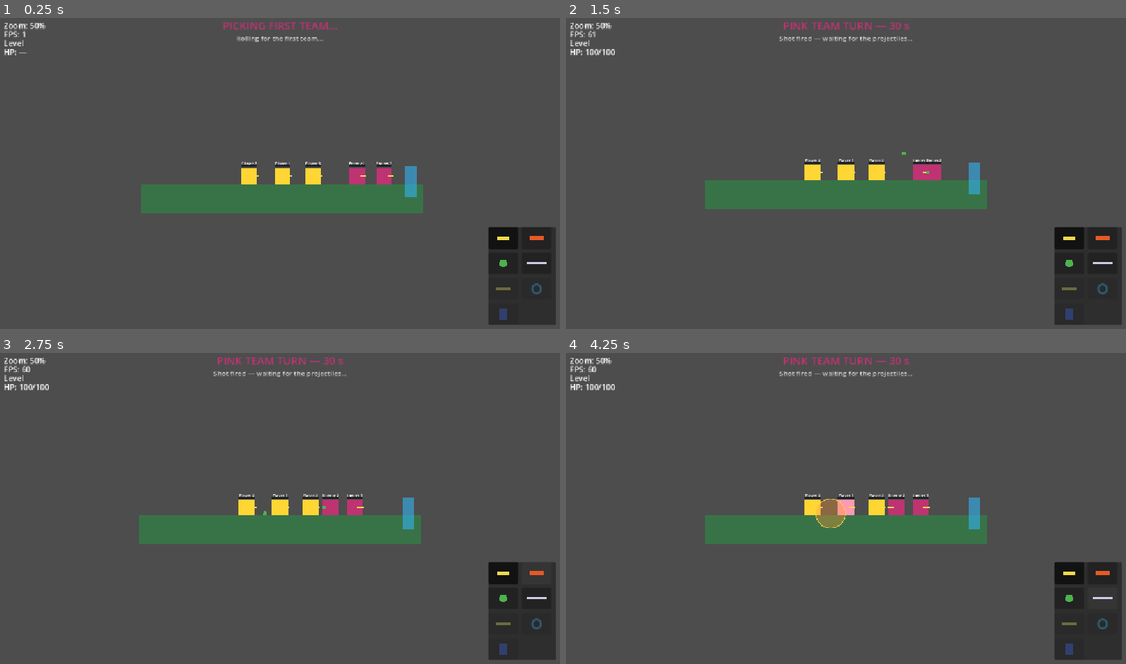
Above: before the commit, frames 1-4 (two rows, left to right).
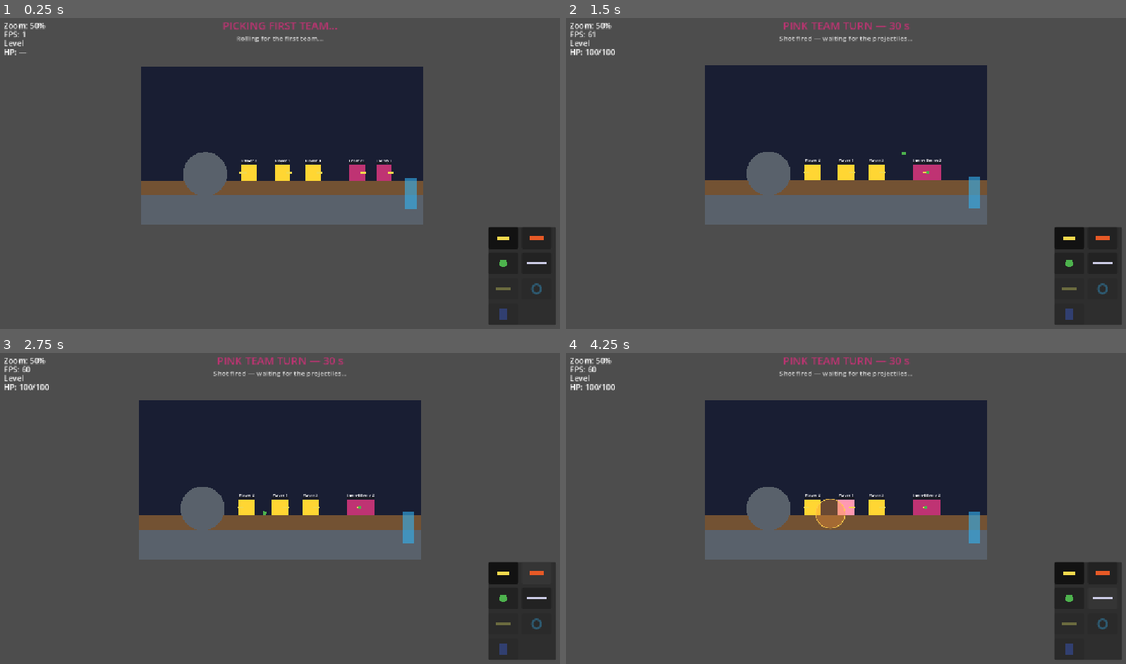
Above: after the commit, the same moments.

Repository: SDVGames-Studio/forms
Game: Godot game, scene res://Level.tscn
Two runs of this game, one before a commit and one after it. Both use one fixed random seed, a clock stepped at 60 frames per second and the inputs below. This scene is started directly instead of the project's main scene.
Inputs (mouse positions are in pixels of both pictures, inside the frame that each line leads up to):
- Up to frame 1 (0.25 s): no input
- Up to frame 2 (1.5 s): tap Enter at 0.5 s; move the mouse to (969, 157) at 0.52 s; hold D (move_right) 0.53-1.25 s; tap Space (jump) at 0.6, 0.77, 1.07 s; click (969, 157) at 0.67 s; click (1070, 238) at 1.27 s
- Up to frame 3 (2.75 s): click (537, 573) at 2.02 s
- Up to frame 4 (4.25 s): click (1070, 598) at 2.77 s; click (1103, 598) at 3.52 s

The runs differ from the first frame. In frame 1, 25% of the frame differs, in the area x 25-76%, y 15-67%; in frame 2, 25%; in frame 3, 25%, in the area x 24-76%, y 15-67%; in frame 4, 25%.
Error in both runs: Invalid call. Nonexistent function 'set_shape_color' in base 'CollisionShape2D'. (res://Player.gd:222)

Commit message:
feat(level): destructible terrain + surface gravity sources (#190)
- IndestructibleGround: slabs and corner-free circular hills are the only
  gravity sources; gravity pulls along the nearest surface normal
  (LevelTerrain helper, used by Player and Npc)
- DestructibleGround: standable earth chunks that explosions carve into
  remainder chunks (Projectile._explode calls apply_blast in blast radius)
- Level.tscn reworked: one-color background, indestructible base ground,
  destructible soil layer and a circular indestructible hill
- Legacy central-line gravity kept for levels without gravity sources
- tests: test_issue190 (carving + gravity direction), green headless

Diff:
--- a/Level.tscn
+++ b/Level.tscn
@@ -8,10 +8,9 @@
 [ext_resource type="Script" path="res://Npc.gd" id="4_npc"]
 [ext_resource type="Script" path="res://ZoomCamera.gd" id="5_zoomcam"]
 [ext_resource type="Script" path="res://scripts/LevelConfig.gd" id="9_lvlcfg"]
+[ext_resource type="Script" path="res://scripts/IndestructibleGround.gd" id="10_indestr"]
+[ext_resource type="Script" path="res://scripts/DestructibleGround.gd" id="11_destr"]
 
-
-[sub_resource type="RectangleShape2D" id="RectangleShape2D_shape"]
-size = Vector2(1152, 120)
 
 [sub_resource type="CapsuleShape2D" id="CircleShape2D_shape"]
 radius = 24
@@ -23,18 +22,27 @@
 [node name="Level" type="Node2D" groups=["level"]]
 script = ExtResource("9_lvlcfg")
 
+[node name="Background" type="ColorRect" parent="."]
+offset_top = 0.0
+offset_right = 1152.0
+offset_bottom = 648.0
+color = Color(0.1, 0.12, 0.2, 1)
+mouse_filter = 2
+
 [node name="Ground" type="StaticBody2D" parent="."]
 position = Vector2(576, 588)
+script = ExtResource("10_indestr")
+rect_size = Vector2(1152, 120)
 
-[node name="GroundShape" type="CollisionShape2D" parent="Ground"]
-shape = SubResource("RectangleShape2D_shape")
+[node name="Soil" type="StaticBody2D" parent="."]
+position = Vector2(576, 498)
+script = ExtResource("11_destr")
+rect_size = Vector2(1152, 60)
 
-[node name="GroundVisual" type="ColorRect" parent="Ground"]
-offset_left = -576.0
-offset_top = -60.0
-offset_right = 576.0
-offset_bottom = 60.0
-color = Color(0.22, 0.45, 0.28, 1)
+[node name="Hill" type="StaticBody2D" parent="."]
+position = Vector2(260, 440)
+script = ExtResource("10_indestr")
+radius = 90.0
 
 [node name="Player" type="CharacterBody2D" parent="."]
 position = Vector2(576, 480)
--- a/Npc.gd
+++ b/Npc.gd
@@ -219,13 +219,23 @@
 		return
 	_cooldown_left = maxf(0.0, _cooldown_left - delta)
 	var dir := 1.0
-	if center_line_y > 0.0:
-		dir = 1.0 if global_position.y < center_line_y else -1.0
-		up_direction = Vector2.UP if dir > 0.0 else Vector2.DOWN
-	elif gravity_dir < 0.0:
-		dir = -1.0
+	# Issue #190: gravity toward the nearest indestructible surface when the
+	# level authors gravity sources; legacy central-line / global-down rules
+	# otherwise. Destructible ground never causes gravity.
+	var grav := Vector2.DOWN
+	if LevelTerrain.has_sources(self):
+		grav = LevelTerrain.gravity_vector(self)
+		dir = 1.0 if grav.y >= 0.0 else -1.0
+	else:
+		if center_line_y > 0.0:
+			dir = 1.0 if global_position.y < center_line_y else -1.0
+			up_direction = Vector2.UP if dir > 0.0 else Vector2.DOWN
+		elif gravity_dir < 0.0:
+			dir = -1.0
+		grav = Vector2.DOWN if dir > 0.0 else Vector2.UP
+	up_direction = -grav
 	if not is_on_floor():
-		velocity.y += GRAVITY * dir * delta
+		velocity += grav * GRAVITY * delta
 
 	# Issue #65/#121: only the active character of the team on turn may
 	# act — regardless of which team that is, so AI vs AI duels work.
@@ -281,7 +291,7 @@
 
 	# Jump when blocked or when the target is clearly above us.
 	if is_on_floor() and (is_on_wall() or (_target.global_position.y - global_position.y) * gravity_dir < -80.0):
-		velocity.y = JUMP_VELOCITY * dir
+		velocity = -grav * JUMP_VELOCITY
 
 	# Issue #66: pick the weapon by distance and take a shot when in range.
 	# Issue #147: hold fire until we actually face the target and the view
--- a/Player.gd
+++ b/Player.gd
@@ -326,17 +326,24 @@
 func _physics_process(delta: float) -> void:
 	# Issue #48 rework: pick the gravity side from the position relative to
 	# the central line and orient the floor accordingly (upside-down below).
-	var dir := 1.0
-	if center_line_y > 0.0:
-		dir = 1.0 if global_position.y < center_line_y else -1.0
-		up_direction = Vector2.UP if dir > 0.0 else Vector2.DOWN
+	# Issue #190: gravity comes from the nearest indestructible terrain
+	# surface when the level authors gravity sources; otherwise the legacy
+	# central-line rule (global down) applies. Destructible ground never
+	# bends gravity.
+	var grav := Vector2.DOWN
+	if LevelTerrain.has_sources(self):
+		grav = LevelTerrain.gravity_vector(self)
+	elif center_line_y > 0.0:
+		grav = Vector2.DOWN \
+				if global_position.y < center_line_y else Vector2.UP
+	up_direction = -grav
 
 	if not is_on_floor():
-		velocity.y += GRAVITY * dir * delta
+		velocity += grav * GRAVITY * delta
 
 	if controlled and TurnController.is_player_team(TurnController.active_team):
 		if Input.is_action_just_pressed("jump") and is_on_floor():
-			velocity.y = JUMP_VELOCITY * dir
+			velocity = -grav * JUMP_VELOCITY
 
 		var direction := Input.get_axis("move_left", "move_right")
 		# Issue #104: any move or aim action locks character switching for
--- a/Projectile.gd
+++ b/Projectile.gd
@@ -85,6 +85,9 @@
 
 
 func _explode() -> void:
+	# Issue #190: explosions carve destructible terrain in the blast radius.
+	for ground in get_tree().get_nodes_in_group("destructible_ground"):
+		ground.apply_blast(global_position, blast_radius)
 	# Area damage to everything with health inside the blast radius.
 	var targets: Array = []
 	targets.append_array(get_tree().get_nodes_in_group("player_team"))
--- /dev/null
+++ b/scripts/DestructibleGround.gd
@@ -0,0 +1,61 @@
+class_name DestructibleGround
+extends StaticBody2D
+## Issue #190: destructible terrain.
+##
+## Characters can stand on it, but it is NOT a gravity source — only
+## indestructible ground bends gravity. An explosion (Projectile._explode)
+## calls `apply_blast` and the rect chunk is subtracted with the blast's
+## circle bounding box; the leftover strips spawn as new chunks, so craters
+## grow chunk by chunk. Visual is drawn in code — no assets.
+
+const COLOR := Color(0.45, 0.32, 0.2, 1)
+## Strips thinner than this are discarded (avoids sub-pixel slivers).
+const MIN_PIECE := 8.0
+
+@export var rect_size := Vector2(200, 60)
+
+
+func _ready() -> void:
+	collision_layer = 1
+	add_to_group("destructible_ground")
+	var shape := CollisionShape2D.new()
+	shape.name = "Shape"
+	var rect := RectangleShape2D.new()
+	rect.size = rect_size
+	shape.shape = rect
+	add_child(shape)
+	queue_redraw()
+
+
+func _draw() -> void:
+	draw_rect(Rect2(-rect_size / 2.0, rect_size), COLOR)
+
+
+## Carve this chunk with an explosion at `global_point` (blast `radius`).
+func apply_blast(global_point: Vector2, radius: float) -> void:
+	var rect := Rect2(-rect_size / 2.0, rect_size)
+	var box := Rect2(global_point - global_position - Vector2(radius, radius),
+			Vector2(radius, radius) * 2.0)
+	var cut := rect.intersection(box)
+	if cut.size.x <= 0.0 or cut.size.y <= 0.0:
+		return
+	# Four remainder strips: left, right (full height) and top, bottom
+	# (between the cut edges).
+	_spawn(Vector2(rect.position.x, rect.position.y),
+			Vector2(cut.position.x - rect.position.x, rect.size.y))
+	_spawn(Vector2(cut.end.x, rect.position.y),
+			Vector2(rect.end.x - cut.end.x, rect.size.y))
+	_spawn(Vector2(cut.position.x, rect.position.y),
+			Vector2(cut.size.x, cut.position.y - rect.position.y))
+	_spawn(Vector2(cut.position.x, cut.end.y),
+			Vector2(cut.size.x, rect.end.y - cut.end.y))
+	queue_free()
+
+
+func _spawn(offset: Vector2, size: Vector2) -> void:
+	if size.x < MIN_PIECE or size.y < MIN_PIECE:
+		return
+	var piece := DestructibleGround.new()
+	piece.rect_size = size
+	piece.position = position + offset + size / 2.0
+	get_parent().add_child(piece)
--- /dev/null
+++ b/scripts/IndestructibleGround.gd
@@ -0,0 +1,43 @@
+class_name IndestructibleGround
+extends StaticBody2D
+## Issue #190: indestructible terrain — the level's ONLY gravity source.
+##
+## Two authored forms:
+##  - rectangle slab (`radius == 0`, size = `rect_size`): flat ground;
+##  - circle disc (`radius > 0`): a curved hill — a surface without sharp
+##    corners, so surface gravity has a single well-defined normal.
+## Gravity near this body always points toward its surface along the
+## surface normal (see LevelTerrain.gd). Visuals are drawn in code —
+## no assets.
+
+const COLOR := Color(0.35, 0.38, 0.42, 1)
+
+## > 0 makes this body a circular disc (no sharp corners); otherwise it is
+## a rectangle of `rect_size`.
+@export var radius := 0.0
+@export var rect_size := Vector2(200, 100)
+
+
+func _ready() -> void:
+	collision_layer = 1
+	add_to_group("indestructible_ground")
+	add_to_group("gravity_source")
+	var shape := CollisionShape2D.new()
+	shape.name = "Shape"
+	if radius > 0.0:
+		var circle := CircleShape2D.new()
+		circle.radius = radius
+		shape.shape = circle
+	else:
+		var rect := RectangleShape2D.new()
+		rect.size = rect_size
+		shape.shape = rect
+	add_child(shape)
+	queue_redraw()
+
+
+func _draw() -> void:
+	if radius > 0.0:
+		draw_circle(Vector2.ZERO, radius, COLOR)
+	else:
+		draw_rect(Rect2(-rect_size / 2.0, rect_size), COLOR)
--- /dev/null
+++ b/scripts/LevelTerrain.gd
@@ -0,0 +1,58 @@
+class_name LevelTerrain
+extends RefCounted
+## Issue #190: terrain gravity helper.
+##
+## Indestructible ground is the only gravity source; gravity acceleration
+## points along the normal of the NEAREST indestructible surface. Destructible
+## ground never contributes gravity. Levels without authored gravity sources
+## keep the legacy global-down / central-line behavior.
+
+static func has_sources(figure: Node2D) -> bool:
+	return figure.get_tree().get_first_node_in_group("gravity_source") != null
+
+
+## Unit gravity direction at the figure's position — toward the nearest
+## indestructible surface. Defaults to straight down.
+static func gravity_vector(figure: Node2D) -> Vector2:
+	var best_dir := Vector2.DOWN
+	var best_dist := INF
+	for source in figure.get_tree().get_nodes_in_group("gravity_source"):
+		var body := source as Node2D
+		var shape_node := body.get_node_or_null("Shape") as CollisionShape2D
+		if shape_node == null or shape_node.shape == null:
+			continue
+		var local := body.to_local(figure.global_position)
+		var dir: Vector2
+		var dist: float
+		var circle := shape_node.shape as CircleShape2D
+		if circle != null:
+			var offset := local
+			if offset.length() < 1.0:
+				dir = Vector2.DOWN
+				dist = 0.0
+			else:
+				# Gravity along the surface normal: inward from outside,
+				# outward if the figure somehow ends up inside the disc.
+				dist = absf(offset.length() - circle.radius)
+				dir = -offset.normalized() if offset.length() > circle.radius \
+						else offset.normalized()
+		else:
+			var rect_shape := shape_node.shape as RectangleShape2D
+			if rect_shape == null:
+				continue
+			var rect := Rect2(-rect_shape.size / 2.0, rect_shape.size)
+			var closest := Vector2(
+					clampf(local.x, rect.position.x, rect.end.x),
+					clampf(local.y, rect.position.y, rect.end.y))
+			var to_surface := closest - local
+			if to_surface.length() < 1.0:
+				# Inside the slab: pull to the nearest face (up by convention).
+				dist = 0.0
+				dir = Vector2.UP
+			else:
+				dist = to_surface.length()
+				dir = to_surface / dist
+		if dist < best_dist:
+			best_dist = dist
+			best_dir = dir
+	return best_dir
--- /dev/null
+++ b/tests/test_issue190.gd
@@ -0,0 +1,72 @@
+extends Node
+## Regression check for issue #190: level design rework.
+##
+## Asserts:
+##   - DestructibleGround carves itself under a blast and spawns remainder
+##     chunks instead of staying whole;
+##   - blasts outside the chunk leave it intact;
+##   - LevelTerrain.gravity_vector points toward the nearest indestructible
+##     surface and ignores destructible ground;
+##   - IndestructibleGround registers itself as a gravity source.
+
+func _ready() -> void:
+	await get_tree().process_frame
+	var failures: Array[String] = []
+
+	# --- IndestructibleGround is a gravity source.
+	var hill: StaticBody2D = load("res://scripts/IndestructibleGround.gd").new()
+	hill.radius = 100.0
+	hill.position = Vector2(0, 0)
+	add_child(hill)
+	await get_tree().process_frame
+	if not hill.is_in_group("gravity_source"):
+		failures.append("IndestructibleGround must join gravity_source")
+	if hill.get_node_or_null("Shape") == null:
+		failures.append("IndestructibleGround must build its Shape")
+
+	# --- Destructible ground is NOT a gravity source and gets carved.
+	var soil: StaticBody2D = load("res://scripts/DestructibleGround.gd").new()
+	soil.rect_size = Vector2(400, 60)
+	soil.position = Vector2(1000, 1000)
+	add_child(soil)
+	await get_tree().process_frame
+	if soil.is_in_group("gravity_source"):
+		failures.append("DestructibleGround must NOT join gravity_source")
+
+	# Gravity near the hill points toward it; destructible soil far away
+	# must not bend gravity at all.
+	var probe := Node2D.new()
+	probe.position = Vector2(0, -140)
+	add_child(probe)
+	await get_tree().process_frame
+	var grav: Vector2 = LevelTerrain.gravity_vector(probe)
+	var to_center := (hill.global_position - probe.global_position).normalized()
+	if not grav.is_normalized():
+		failures.append("gravity_vector must be normalized, got %s" % grav)
+	if grav.dot(to_center) < 0.9:
+		failures.append("gravity above the hill must point toward it, got %s" % grav)
+	hill.queue_free()
+	await get_tree().process_frame
+	grav = LevelTerrain.gravity_vector(probe)
+	if not grav.is_equal_approx(Vector2.DOWN):
+		failures.append("gravity without sources must default DOWN, got %s" % grav)
+	probe.queue_free()
+
+	# --- Blast carving: direct hit must split the chunk into leftovers.
+	soil.apply_blast(soil.global_position, 50.0)
+	await get_tree().process_frame
+	if is_instance_valid(soil):
+		failures.append("blasted chunk must free itself")
+	var chunks := 0
+	for child in get_children():
+		if child is StaticBody2D and child.is_in_group("destructible_ground"):
+			chunks += 1
+	if chunks == 0:
+		failures.append("blast must leave remainder destructible chunks")
+
+	if failures.is_empty():
+		print("ISSUE190 OK: level design rework")
+	else:
+		for f in failures:
+			print("ISSUE190 FAIL: " + f)
+	get_tree().quit(0 if failures.is_empty() else 1)
--- /dev/null
+++ b/tests/test_issue190.tscn
@@ -0,0 +1,6 @@
+[gd_scene load_steps=2 format=3]
+
+[ext_resource type="Script" path="res://tests/test_issue190.gd" id="1_i190"]
+
+[node name="Issue190Test" type="Node"]
+script = ExtResource("1_i190")
Not shown: 1 places in Level.tscn that only renumber resources
